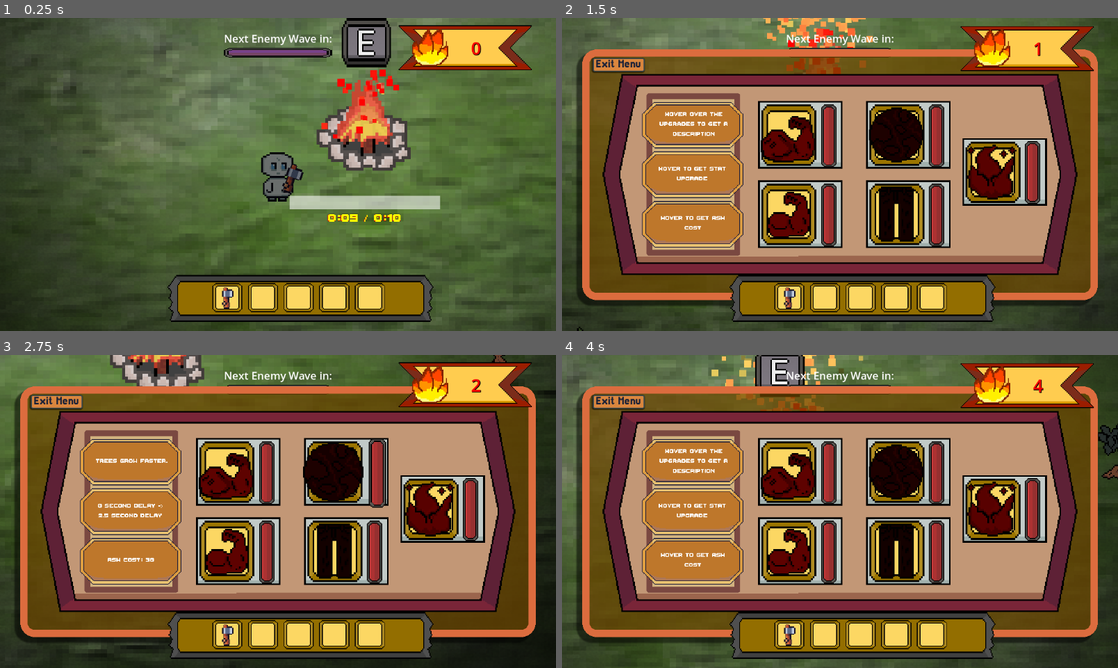
Above: before the commit, frames 1-4 (two rows, left to right).
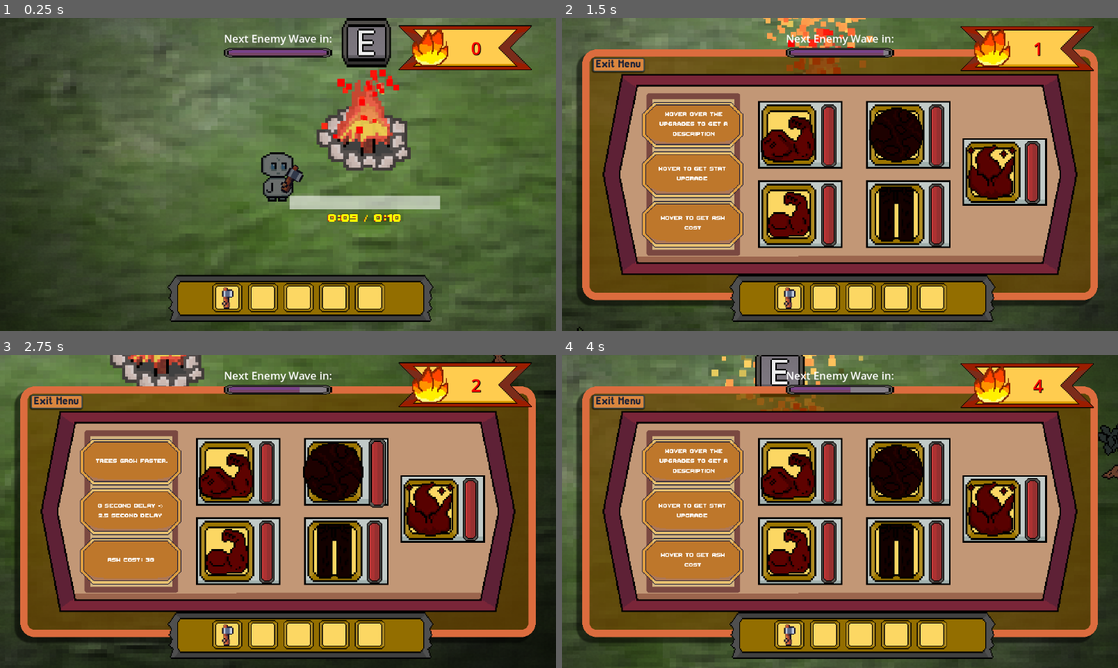
Above: after the commit, the same moments.

Repository: DaqCode/GameDevJS2025
Game: Godot game, scene res://scenes/UI/main_scene.tscn
The game is run twice, just before and just after one commit, with the same random seed, the same clock (stepped at 60 frames per second) and the same inputs. This scene is started directly instead of the project's main scene. The engine's default icon, where the game draws it, is replaced by a stand-in: a white triangle on a blue panel in a dark square.
Inputs (mouse positions are in pixels of both pictures, inside the frame that each line leads up to):
- Up to frame 1 (0.25 s): no input
- Up to frame 2 (1.5 s): move the mouse to (962, 158) at 0.52 s; hold D (right) 0.53-1.28 s; hold E (interact) 0.53-1.28 s; move the mouse to (728, 190) at 1.27 s; hold S (down) from 1.28 s (still down); tap E (interact) at 1.35 s
- Up to frame 3 (2.75 s): move the mouse to (333, 442) at 2.02 s; release S (down) at 2.03 s; hold D (right) from 2.03 s (still down); hold E (interact) from 2.03 s (still down)
- Up to frame 4 (4 s): move the mouse to (812, 574) at 2.77 s; release D (right) at 2.78 s; release E (interact) at 2.78 s; hold W (up) 2.78-3.53 s; tap E (interact) at 2.85 s; move the mouse to (1006, 558) at 3.52 s; hold A (left) from 3.53 s (still down); hold E (interact) from 3.53 s (still down)

The runs differ from the first frame. In frame 1, 0.1% of the frame differs, in the area x 50-55%, y 46-57%; in frame 2, 0.5%, in the area x 40-60%, y 10-13%; in frame 3, 0.5%; in frame 4, 0.5%.

Commit message:
Added enemy health

Diff:
--- a/gamedevjs2025/scenes/characters/bron/bron.gd
+++ b/gamedevjs2025/scenes/characters/bron/bron.gd
@@ -5,24 +5,24 @@
 
 @onready var animated_sprite_2d: AnimatedSprite2D = $AnimatedSprite2D
 @onready var axe_damage_area: Area2D = %AxeDamageArea
-@onready var collision_shape_2d: CollisionShape2D = $Axe/AxeDamageArea/CollisionShape2D
-@onready var animation_player: AnimationPlayer = $AnimationPlayer
-@onready var axe_sprite: Sprite2D = $Axe/AxeSprite
-@onready var axe: Node2D = $Axe
+@onready var collision_shape_2d: CollisionShape2D = $AnimatedSprite2D/Axe/AxeDamageArea/CollisionShape2D
+@onready var animation_player: AnimationPlayer = $AnimatedSprite2D/AnimationPlayer
+@onready var axe_sprite: Sprite2D = $AnimatedSprite2D/Axe/AxeSprite
+@onready var axe: Node2D = $AnimatedSprite2D/Axe
 
 var near_tree: Node = null
 var chopping := false
+var facing_right = true
 
 func _ready() -> void:
 	Events.connect("open_upgrade", Callable(self, "_open_upgrade_menu"))
 
 func _input(input: InputEvent) -> void:
 	if input.is_action_pressed("interact"):
-		if not animation_player.is_playing():
-			print("playing.....")
-			chop_tree()
+		chop_tree()
 
 	if input.is_action_released("interact"):
+		print("STOP!!!!")
 		stop_chopping_tree()
 
 
@@ -48,11 +48,11 @@
 	velocity = input_direction * speed
 
 	if input_direction.x > 0:
-		animated_sprite_2d.flip_h = false
-		axe.scale.x = 1
+		#animated_sprite_2d.flip_h = false
+		animated_sprite_2d.scale.x = 2.5
 	elif input_direction.x < 0:
-		animated_sprite_2d.flip_h = true
-		axe.scale.x = -1
+		#animated_sprite_2d.flip_h = true
+		animated_sprite_2d.scale.x = -2.5
 
 	if input_direction == Vector2.ZERO:
 		animated_sprite_2d.play("idle")
--- a/gamedevjs2025/scenes/characters/bron/bron.tscn
+++ b/gamedevjs2025/scenes/characters/bron/bron.tscn
@@ -53,20 +53,15 @@
 "speed": 5.0
 }]
 
-[sub_resource type="CapsuleShape2D" id="CapsuleShape2D_4o8iq"]
-radius = 20.0
-height = 48.0
-
-[sub_resource type="CapsuleShape2D" id="CapsuleShape2D_mtsbh"]
-radius = 13.0
-height = 28.0
+[sub_resource type="CapsuleShape2D" id="CapsuleShape2D_ld6eo"]
+height = 85.7143
 
 [sub_resource type="Animation" id="Animation_evcjp"]
 length = 0.001
 tracks/0/type = "value"
 tracks/0/imported = false
 tracks/0/enabled = true
-tracks/0/path = NodePath("Axe/AxeDamageArea/CollisionShape2D:disabled")
+tracks/0/path = NodePath("%AxeDamageArea/CollisionShape2D:disabled")
 tracks/0/interp = 1
 tracks/0/loop_wrap = true
 tracks/0/keys = {
@@ -75,13 +70,62 @@
 "update": 1,
 "values": [true]
 }
+tracks/1/type = "value"
+tracks/1/imported = false
+tracks/1/enabled = true
+tracks/1/path = NodePath("Axe/AxeSprite:position")
+tracks/1/interp = 1
+tracks/1/loop_wrap = true
+tracks/1/keys = {
+"times": PackedFloat32Array(0),
+"transitions": PackedFloat32Array(1),
+"update": 0,
+"values": [Vector2(-14.412, 10.9006)]
+}
+tracks/2/type = "value"
+tracks/2/imported = false
+tracks/2/enabled = true
+tracks/2/path = NodePath("Axe/AxeSprite:rotation")
+tracks/2/interp = 1
+tracks/2/loop_wrap = true
+tracks/2/keys = {
+"times": PackedFloat32Array(0),
+"transitions": PackedFloat32Array(1),
+"update": 0,
+"values": [0.177995]
+}
+tracks/3/type = "value"
+tracks/3/imported = false
+tracks/3/enabled = true
+tracks/3/path = NodePath("Axe:position")
+tracks/3/interp = 1
+tracks/3/loop_wrap = true
+tracks/3/keys = {
+"times": PackedFloat32Array(0),
+"transitions": PackedFloat32Array(1),
+"update": 0,
+"values": [Vector2(12.5714, 4.57143)]
+}
+tracks/4/type = "value"
+tracks/4/imported = false
+tracks/4/enabled = true
+tracks/4/path = NodePath("Axe:rotation")
+tracks/4/interp = 1
+tracks/4/loop_wrap = true
+tracks/4/keys = {
+"times": PackedFloat32Array(0),
+"transitions": PackedFloat32Array(1),
+"update": 0,
+"values": [0.325805]
+}
 
 [sub_resource type="Animation" id="Animation_ld6eo"]
 resource_name = "chop"
+loop_mode = 1
 tracks/0/type = "value"
 tracks/0/imported = false
 tracks/0/enabled = true
-tracks/0/path = NodePath("Axe/AxeDamageArea/CollisionShape2D:disabled")
+tracks/0/path = NodePath("%AxeDamageArea/CollisionShape2D:disabled")
 tracks/0/interp = 1
 tracks/0/loop_wrap = true
 tracks/0/keys = {
@@ -92,7 +136,7 @@
 }
 tracks/1/type = "method"
 tracks/1/imported = false
-tracks/1/enabled = true
+tracks/1/enabled = false
 tracks/1/path = NodePath(".")
 tracks/1/interp = 1
 tracks/1/loop_wrap = true
@@ -104,13 +148,37 @@
 "method": &"chop_tree"
 }]
 }
+tracks/2/type = "value"
+tracks/2/imported = false
+tracks/2/enabled = true
+tracks/2/path = NodePath("Axe/AxeSprite:position")
+tracks/2/interp = 1
+tracks/2/loop_wrap = true
+tracks/2/keys = {
+"times": PackedFloat32Array(0, 0.0978991, 0.1, 0.2, 0.4, 0.5, 0.7),
+"transitions": PackedFloat32Array(1, 1, 1, 1, 1, 1, 1),
+"update": 0,
+"values": [Vector2(-16.241, 5.48694), Vector2(11.4286, -2.85714), Vector2(-17.1555, 2.78011), Vector2(-17.1555, 2.78011), Vector2(-8.12051, 2.74347), Vector2(-9.91286, 6.3648), Vector2(-9.91286, 6.3648)]
+}
+tracks/3/type = "value"
+tracks/3/imported = false
+tracks/3/enabled = true
+tracks/3/path = NodePath("Axe/AxeSprite:rotation")
+tracks/3/interp = 1
+tracks/3/loop_wrap = true
+tracks/3/keys = {
+"times": PackedFloat32Array(0, 0.1, 0.4, 0.5, 0.7),
+"transitions": PackedFloat32Array(1, 1, 1, 1, 1),
+"update": 0,
+"values": [0.325805, -0.0799668, 0.345878, 0.846892, 1.0805]
+}
 
 [sub_resource type="Animation" id="Animation_5l0un"]
 resource_name = "idle"
 tracks/0/type = "value"
 tracks/0/imported = false
 tracks/0/enabled = true
-tracks/0/path = NodePath("Axe/AxeDamageArea/CollisionShape2D:disabled")
+tracks/0/path = NodePath("%AxeDamageArea/CollisionShape2D:disabled")
 tracks/0/interp = 1
 tracks/0/loop_wrap = true
 tracks/0/keys = {
@@ -118,6 +186,30 @@
 "transitions": PackedFloat32Array(1),
 "update": 1,
 "values": [true]
+}
+tracks/1/type = "value"
+tracks/1/imported = false
+tracks/1/enabled = true
+tracks/1/path = NodePath("Axe:position")
+tracks/1/interp = 1
+tracks/1/loop_wrap = true
+tracks/1/keys = {
+"times": PackedFloat32Array(0),
+"transitions": PackedFloat32Array(1),
+"update": 0,
+"values": [Vector2(14.2857, 5.71429)]
+}
+tracks/2/type = "value"
+tracks/2/imported = false
+tracks/2/enabled = true
+tracks/2/path = NodePath("Axe:rotation")
+tracks/2/interp = 1
+tracks/2/loop_wrap = true
+tracks/2/keys = {
+"times": PackedFloat32Array(0),
+"transitions": PackedFloat32Array(1),
+"update": 0,
+"values": [0.325805]
 }
 
 [sub_resource type="AnimationLibrary" id="AnimationLibrary_5l0un"]
@@ -127,8 +219,13 @@
 &"idle": SubResource("Animation_5l0un")
 }
 
-[sub_resource type="CapsuleShape2D" id="CapsuleShape2D_ld6eo"]
-height = 85.7143
+[sub_resource type="CapsuleShape2D" id="CapsuleShape2D_4o8iq"]
+radius = 20.0
+height = 48.0
+
+[sub_resource type="CapsuleShape2D" id="CapsuleShape2D_mtsbh"]
+radius = 13.0
+height = 28.0
 
 [node name="Bron" type="CharacterBody2D" groups=["player"]]
 modulate = Color(0.0214346, 0.0214346, 0.0214346, 1)
@@ -146,46 +243,48 @@
 frame = 2
 frame_progress = 0.921889
 
-[node name="BronArea" type="Area2D" parent="."]
-
-[node name="BronCollision" type="CollisionShape2D" parent="BronArea"]
-shape = SubResource("CapsuleShape2D_4o8iq")
-
-[node name="BronBumpCollisions" type="CollisionShape2D" parent="."]
-shape = SubResource("CapsuleShape2D_mtsbh")
-
-[node name="Camera" type="Camera2D" parent="." groups=["bron_camera"]]
-zoom = Vector2(4, 4)
-position_smoothing_speed = 10.0
-
-[node name="AxeChopping" type="Timer" parent="."]
-one_shot = true
-
-[node name="AnimationPlayer" type="AnimationPlayer" parent="."]
-libraries = {
-&"": SubResource("AnimationLibrary_5l0un")
-}
-
-[node name="Axe" type="Node2D" parent="."]
-position = Vector2(14.2857, 5.71429)
-
-[node name="AxeSprite" type="Sprite2D" parent="Axe"]
-position = Vector2(2.85714, 11.4286)
-rotation = 0.322886
+[node name="Axe" type="Node2D" parent="AnimatedSprite2D"]
+position = Vector2(12.5714, 4.57143)
+rotation = 0.325805
+scale = Vector2(0.4, 0.4)
+
+[node name="AxeSprite" type="Sprite2D" parent="AnimatedSprite2D/Axe"]
+position = Vector2(-14.412, 10.9006)
+rotation = 0.177995
 scale = Vector2(1.5, 1.5)
 texture = ExtResource("3_evcjp")
 offset = Vector2(0, -8)
 region_enabled = true
 region_rect = Rect2(0, 0, 30, 32)
 
-[node name="AxeDamageArea" type="Area2D" parent="Axe" groups=["axe"]]
+[node name="AxeDamageArea" type="Area2D" parent="AnimatedSprite2D/Axe" groups=["axe"]]
 unique_name_in_owner = true
 
-[node name="CollisionShape2D" type="CollisionShape2D" parent="Axe/AxeDamageArea"]
+[node name="CollisionShape2D" type="CollisionShape2D" parent="AnimatedSprite2D/Axe/AxeDamageArea"]
 rotation = 1.5708
 shape = SubResource("CapsuleShape2D_ld6eo")
 disabled = true
 
+[node name="AnimationPlayer" type="AnimationPlayer" parent="AnimatedSprite2D"]
+libraries = {
+&"": SubResource("AnimationLibrary_5l0un")
+}
+
+[node name="BronArea" type="Area2D" parent="."]
+
+[node name="BronCollision" type="CollisionShape2D" parent="BronArea"]
+shape = SubResource("CapsuleShape2D_4o8iq")
+
+[node name="BronBumpCollisions" type="CollisionShape2D" parent="."]
+shape = SubResource("CapsuleShape2D_mtsbh")
+
+[node name="Camera" type="Camera2D" parent="." groups=["bron_camera"]]
+zoom = Vector2(4, 4)
+position_smoothing_speed = 10.0
+
+[node name="AxeChopping" type="Timer" parent="."]
+one_shot = true
+
 [node name="UpgradeStation" parent="." instance=ExtResource("4_5l0un")]
 
 [connection signal="area_entered" from="BronArea" to="." method="_on_bron_area_area_entered"]
--- a/gamedevjs2025/scenes/enemies/enemy.gd
+++ b/gamedevjs2025/scenes/enemies/enemy.gd
@@ -1,5 +1,6 @@
 extends Node2D
 
+@export var health := 1
 @export var speed := 15.0 # Pixels per second
 @onready var sprite: AnimatedSprite2D = $AnimatedSprite2D
 
@@ -12,6 +13,7 @@
 
 
 func _process(delta):
+	# Path finding
 	if not is_instance_valid(player):
 		return
 
@@ -23,3 +25,12 @@
 		sprite.flip_h = true
 	elif player.global_position.x > global_position.x:
 		sprite.flip_h = false
+
+
+
+func _on_area_2d_area_entered(area: Area2D) -> void:
+	if area.is_in_group("axe"):
+		health -= 1
+
+		if health <= 0:
+			queue_free()
--- a/gamedevjs2025/scenes/enemies/enemy.tscn
+++ b/gamedevjs2025/scenes/enemies/enemy.tscn
@@ -27,6 +27,9 @@
 "speed": 5.0
 }]
 
+[sub_resource type="CapsuleShape2D" id="CapsuleShape2D_8e3ao"]
+radius = 7.0
+
 [node name="Enemy" type="Node2D"]
 z_index = 10
 y_sort_enabled = true
@@ -41,3 +44,11 @@
 autoplay = "default"
 frame = 1
 frame_progress = 0.272826
+
+[node name="Area2D" type="Area2D" parent="."]
+collision_layer = 8
+
+[node name="CollisionShape2D" type="CollisionShape2D" parent="Area2D"]
+shape = SubResource("CapsuleShape2D_8e3ao")
+
+[connection signal="area_entered" from="Area2D" to="." method="_on_area_2d_area_entered"]
Not shown: 1 places in gamedevjs2025/scenes/enemies/enemy.tscn that only renumber resources
